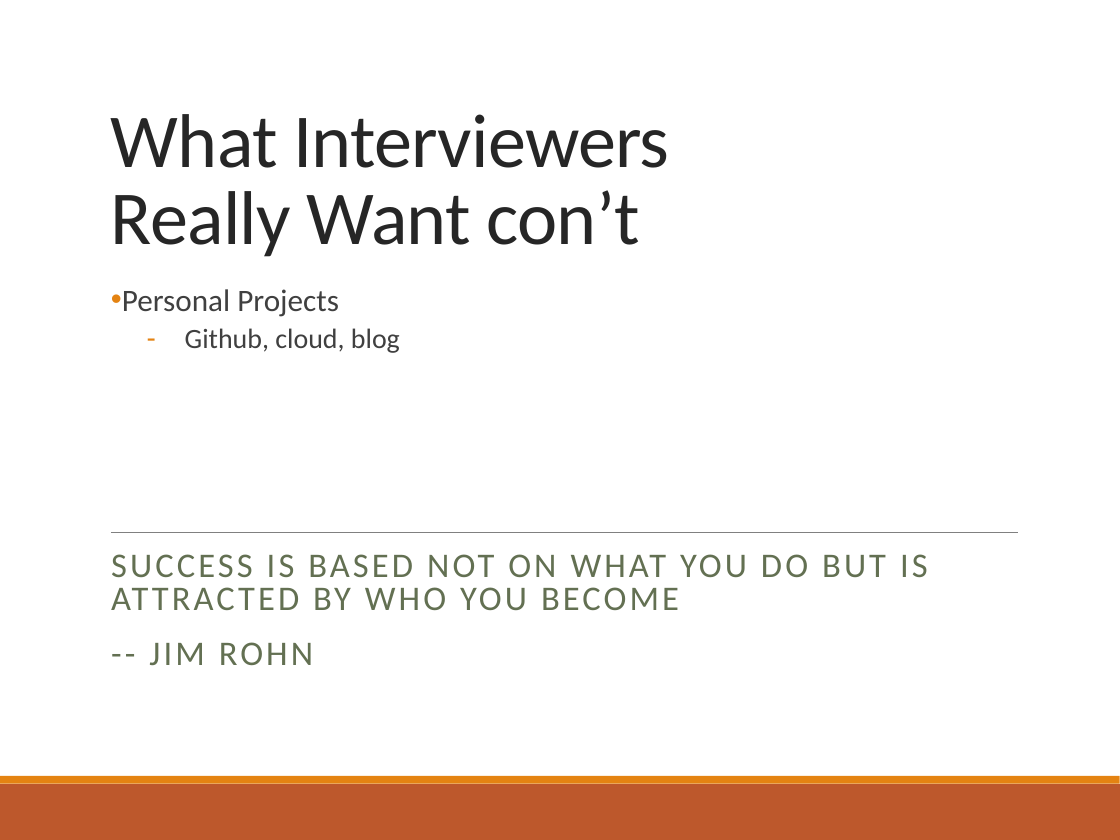
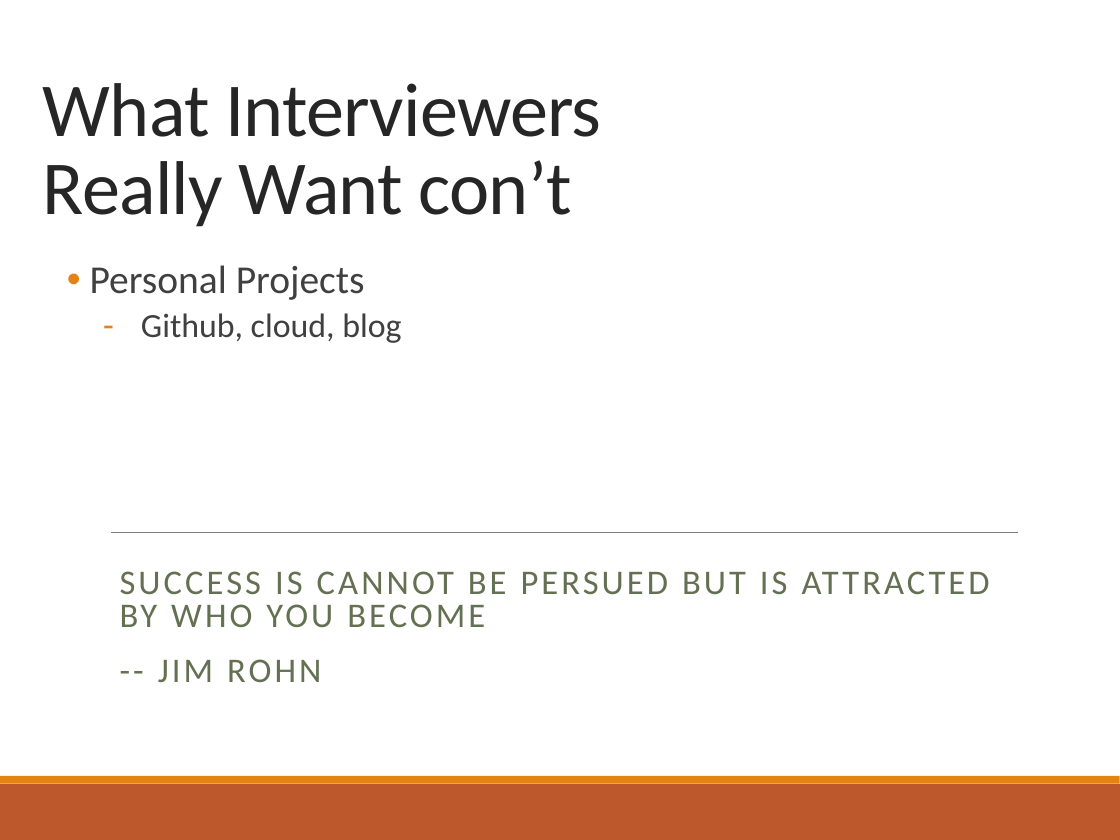
Before and after one commit to aaron678/coding-interview, a slide deck: slide 11 of presentationSlides3.pptx. Drawn at 1120x840 pixels with LibreOffice and Linux fonts; fonts in the diff are those of the drawing. Boxes give left, top, right and bottom in pixels: in the first picture for what was removed or moved away, otherwise in the second. Text is boxed around its words. In the diff, an @@ line names an element or a change of style, - is before the commit and + after.

Commit message:
Final version, slides

```diff
--- a/presentationSlides3.pptx
+++ b/presentationSlides3.pptx
@@ title "What Interviewers Really Want con’t": place and size @@
-title "What Interviewers Really Want con’t" at bbox=[111, 114, 669, 257]
+title "What Interviewers Really Want con’t" at bbox=[43, 83, 601, 227]
@@ text "Personal Projects": place and size @@
-text "Personal Projects" at bbox=[122, 289, 400, 353]
+text "Personal Projects" at bbox=[90, 265, 401, 343]
@@ text "Personal Projects" at bbox=[90, 265, 401, 343]: size 22.1 to 28 pt in "Personal Projects"; size 19.8 to 24 pt in "Github, cloud, blog" @@
@@ subtitle "SUCCESS IS CANNOT BE PERSUED ...": place and size @@
-subtitle "SUCCESS IS CANNOT BE PERSUED ..." at bbox=[111, 554, 928, 665]
+subtitle "SUCCESS IS CANNOT BE PERSUED ..." at bbox=[120, 571, 788, 682]
@@ subtitle at bbox=[120, 571, 788, 627]: text changed @@
-SUCCESS IS BASED NOT ON WHAT YOU DO BUT IS ATTRACTED BY WHO YOU BECOME
+SUCCESS IS CANNOT BE PERSUED BUT IS ATTRACTED BY WHO YOU BECOME
```
Also in this commit, not shown: 9 other slides changed, 2 other files.
